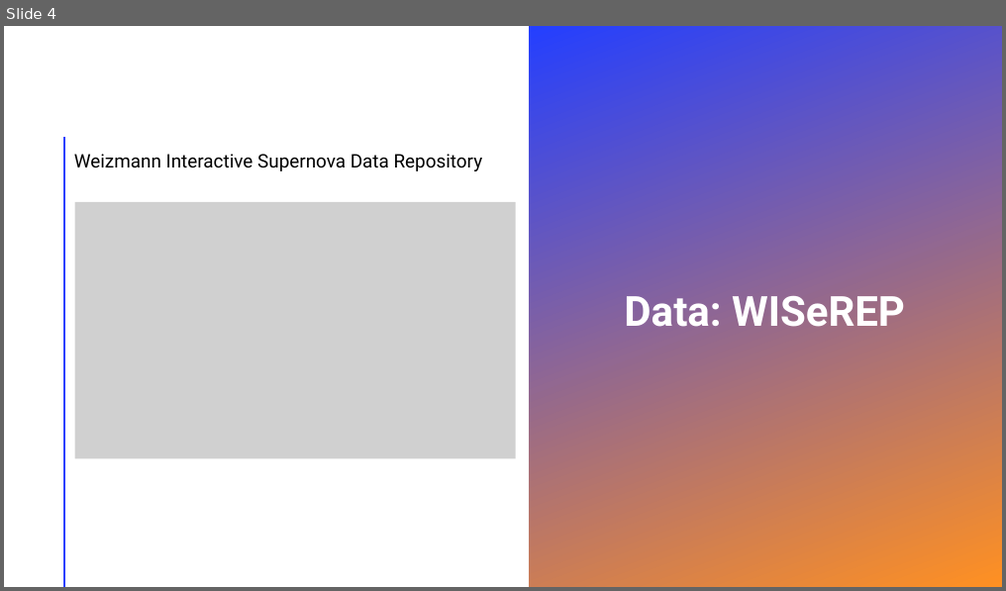
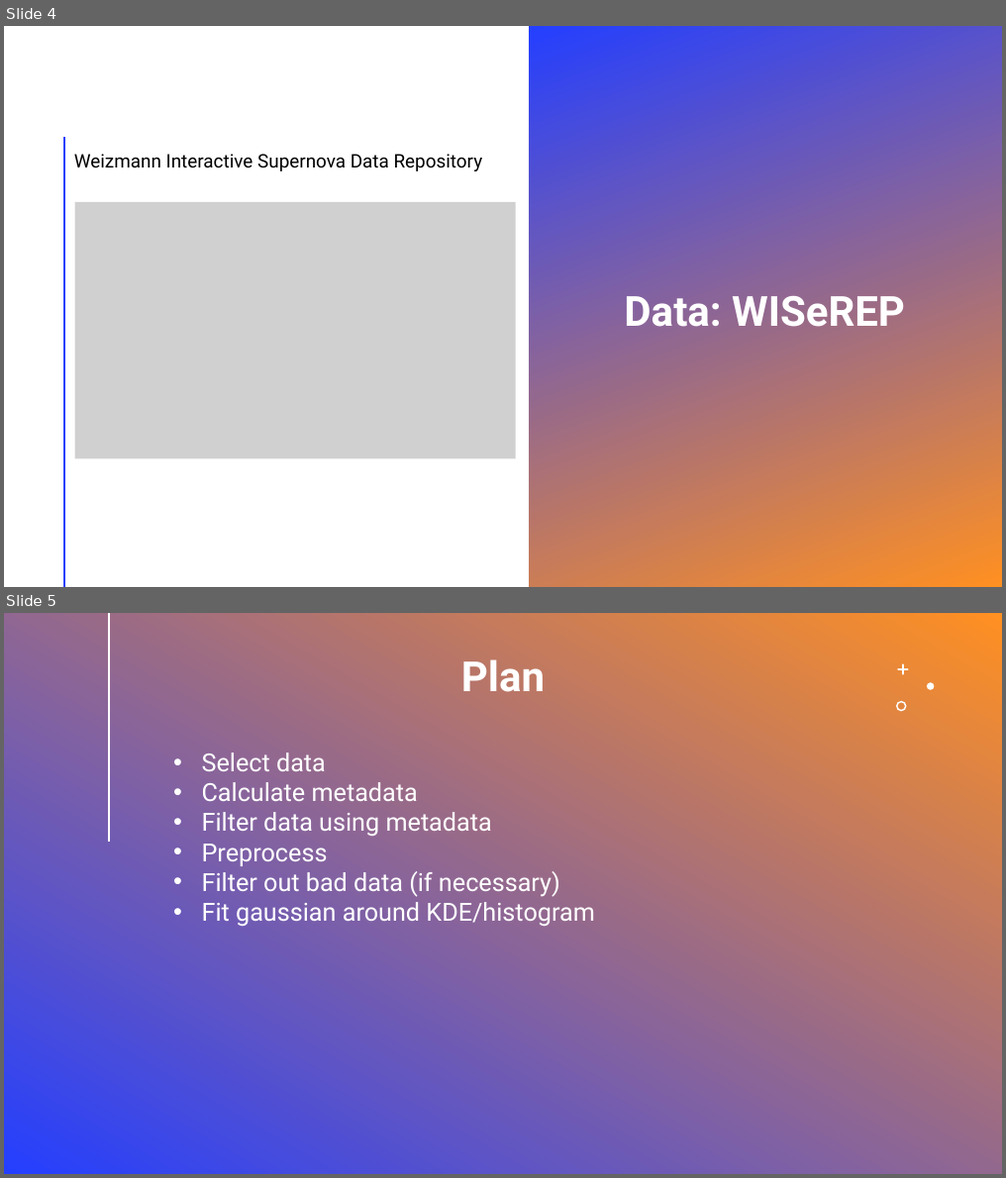
Before and after one commit to tobyheller-ucsd/SNIaEjectaVelocityAnalysis, a slide deck: Homogeneity In Ejecta Velocity Of Type Ia Supernovae.pptx. Shown one above the other, each under a label of ours: slide 4 before the commit, slides 4 and 5 after it. The pictures are 1006x591 and 1006x1178 pixels, drawn with LibreOffice and Linux fonts; fonts in the diff are those of the drawing; grey boxes stand for pictures. Boxes give left, top, right and bottom in pixels: in the first picture for what was removed or moved away, otherwise in the second. Text is boxed around its words. In the diff, an @@ line names an element or a change of style, - is before the commit and + after.

```diff
--- a/Homogeneity In Ejecta Velocity Of Type Ia Supernovae.pptx
+++ b/Homogeneity In Ejecta Velocity Of Type Ia Supernovae.pptx
@@ slide 5 added at (x1=4, y1=613, x2=1002, y2=1174), background gradient #243FFF to #FF9022 @@
@@ line added from (109, 613) to (109, 841), #FFFFFF 2 pt @@
@@ text added at (x1=461, y1=660, x2=545, y2=692), 40 pt, text #FFFFFF, bold @@
+Plan
@@ freeform shape added at (x1=897, y1=663, x2=908, y2=675), fill #FFFFFF @@
@@ freeform shape added at (x1=896, y1=700, x2=907, y2=711), fill #FFFFFF @@
@@ freeform shape added at (x1=927, y1=682, x2=935, y2=690), fill #FFFFFF @@
@@ text added at (x1=202, y1=753, x2=594, y2=926), 24 pt, text #FFFFFF @@
+• Select data
+• Calculate metadata
+• Filter data using metadata
+• Preprocess
+• Filter out bad data (if necessary)
+• Fit gaussian around KDE/histogram
```
Also in this commit, not shown: 2 slides changed, 6 other slides added, 1 slide removed, 7 other files.
